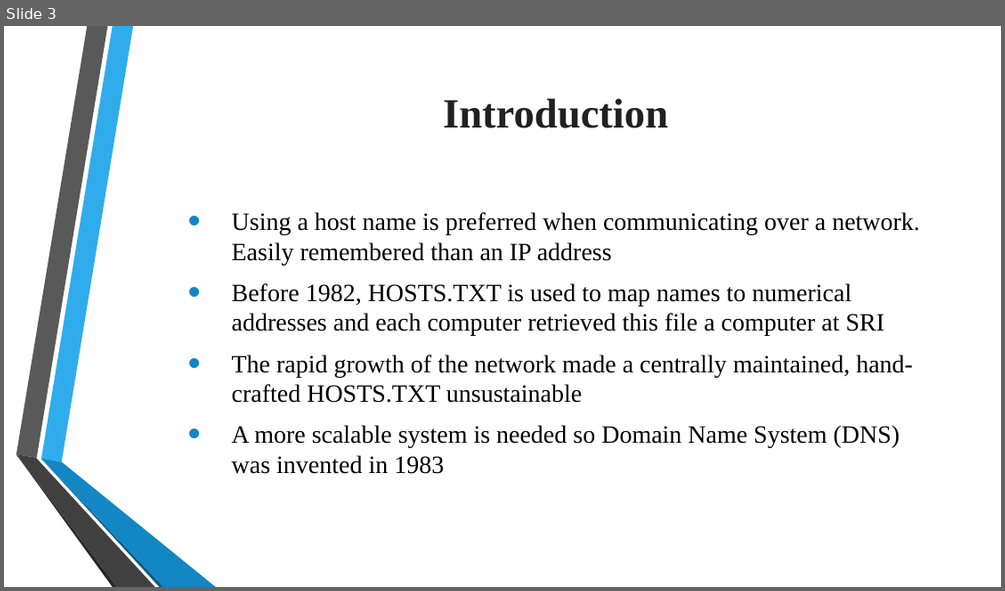
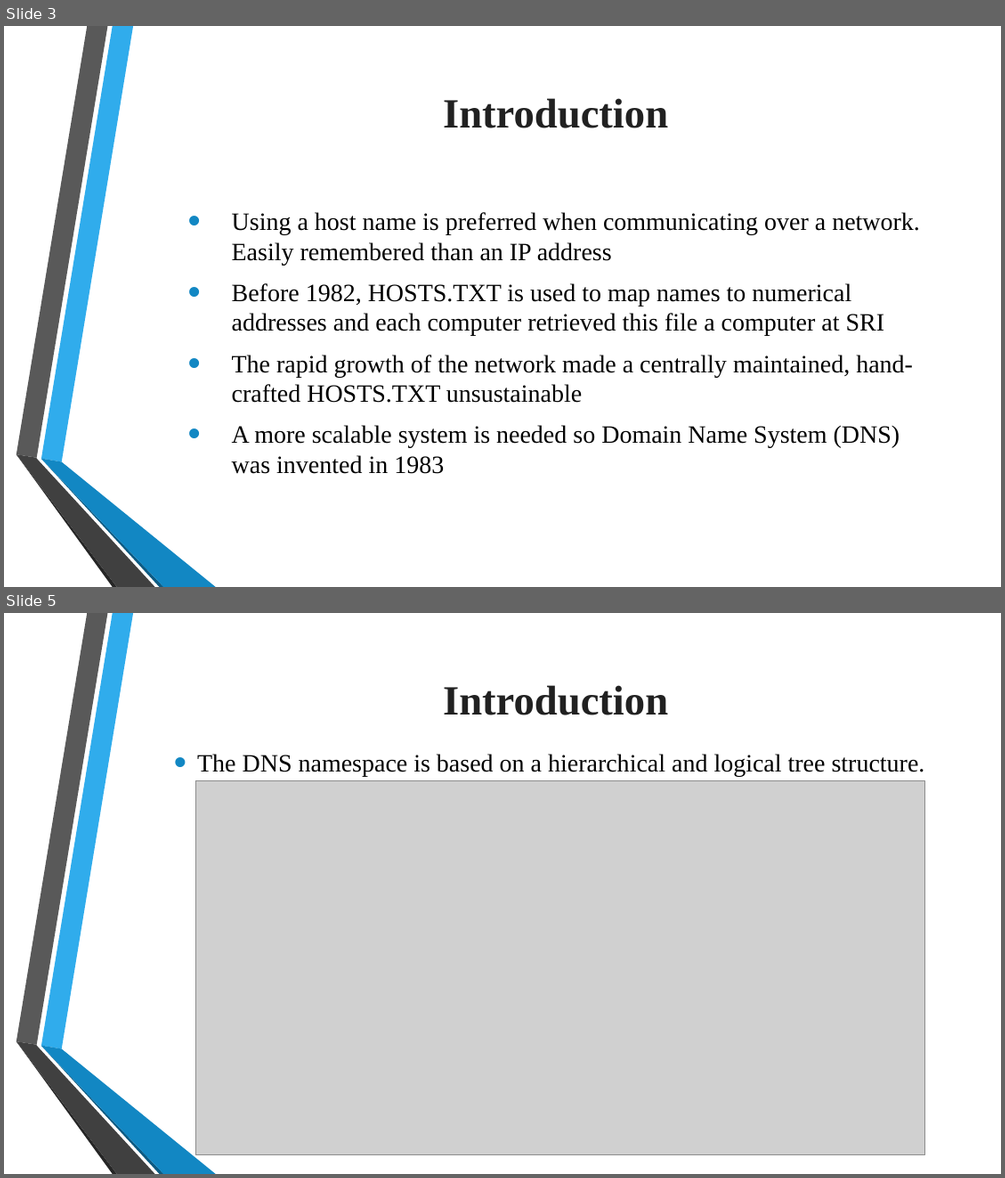
Before and after one commit to tiendatdk3493/Tai_Lieu, a slide deck: Domain Name System (DNS).pptx. Shown one above the other, each under a label of ours: slide 3 before the commit, slides 3 and 5 after it; the slides between them are not shown. The pictures are 1005x591 and 1005x1178 pixels, drawn with LibreOffice and Linux fonts; fonts in the diff are those of the drawing; grey boxes stand for pictures; background and template pictures are left out. Boxes give left, top, right and bottom in pixels: in the first picture for what was removed or moved away, otherwise in the second. Text is boxed around its words. In the diff, an @@ line names an element or a change of style, - is before the commit and + after.

```diff
--- a/Domain Name System (DNS).pptx
+++ b/Domain Name System (DNS).pptx
@@ slide 5 added at bbox=[4, 613, 1001, 1174], background picture (left out); not listed: 6 template elements that a slide beside it also shows @@
@@ title added at bbox=[443, 685, 668, 715], 40 pt, text #212121, bold @@
+  Introduction
@@ text added at bbox=[197, 754, 925, 776], 24 pt, text #000000 @@
+  • The DNS namespace is based on a hierarchical and logical tree structure.
@@ picture added at bbox=[195, 780, 924, 1154] @@
```
Also in this commit, not shown: 2 slides changed, 15 other slides added.
